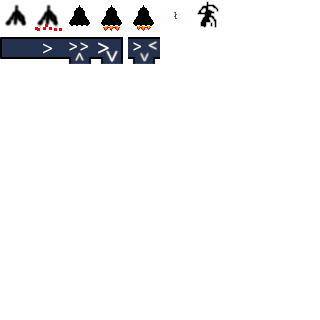
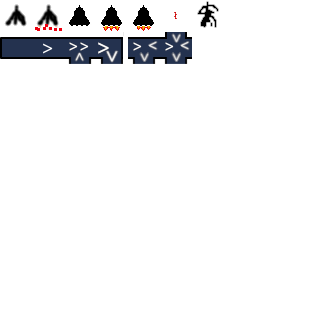
The second 320x320 image is a revision of the first. Changes to its layers:
added layer "Pasted Layer #4" above "Pasted Layer #3" over (160, 32, 192, 64)
